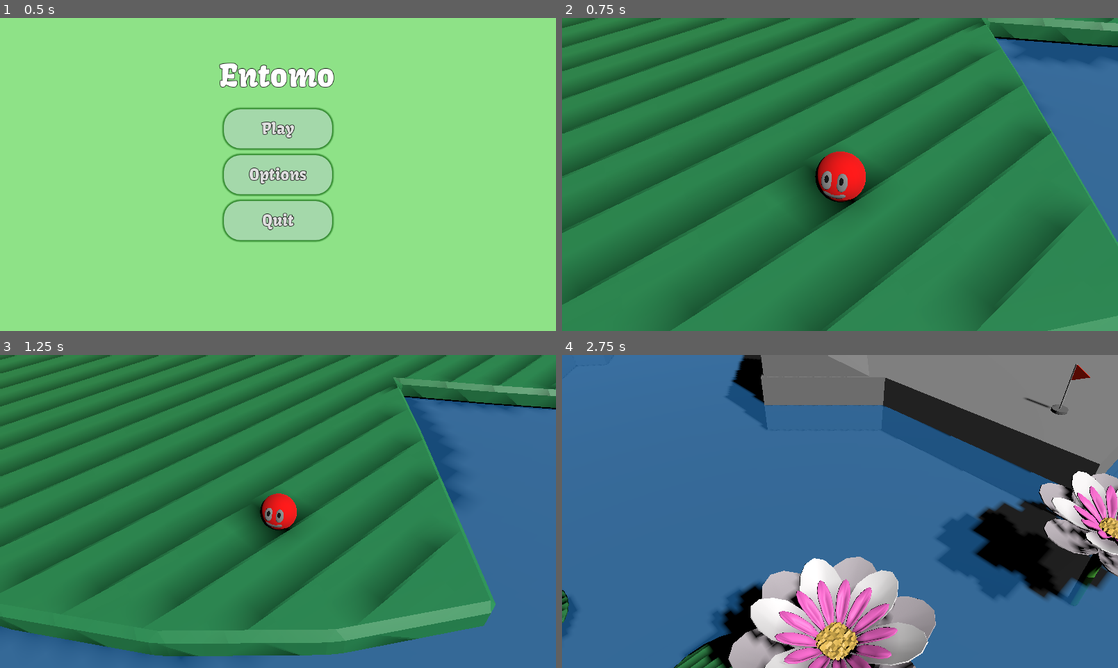
Above: before the commit, frames 1-4 (two rows, left to right).
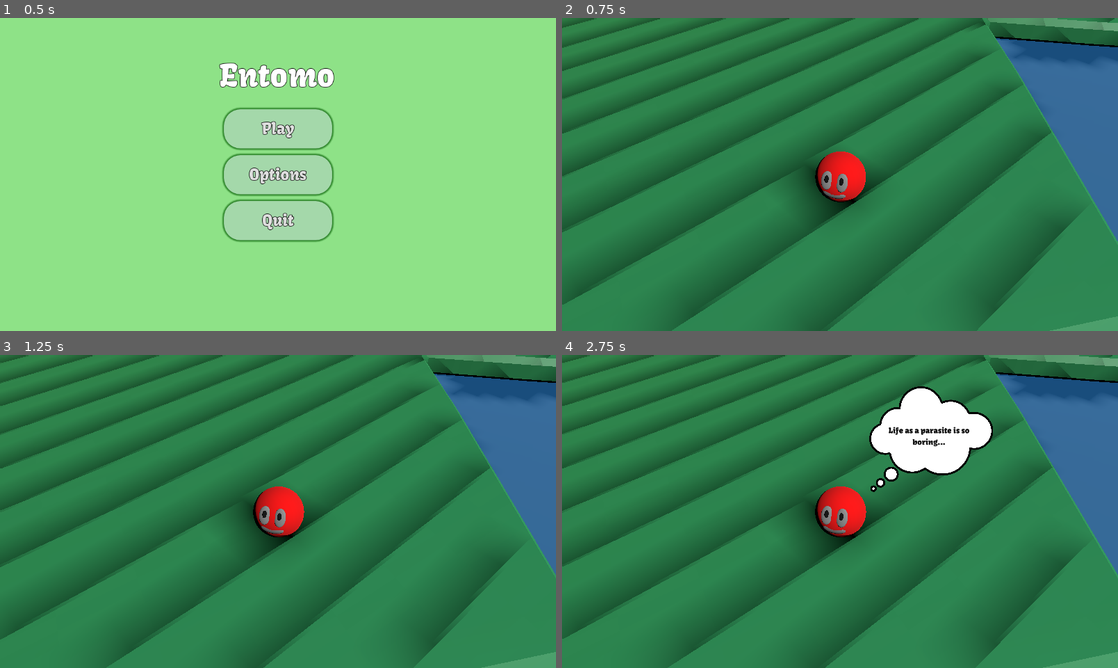
Above: after the commit, the same moments.

Repository: melonboyo/entomo
Game: Godot game, scene res://Scenes/Menus/MainMenu/MainMenu.tscn
Same seed, same stepped clock (60 frames per second), same inputs: the game is played once before the commit and once after it.
Inputs (mouse positions are in pixels of both pictures, inside the frame that each line leads up to):
- Up to frame 1 (0.5 s): no input
- Up to frame 2 (0.75 s): click "Play" at 0.5 s
- Up to frame 3 (1.25 s): no input
- Up to frame 4 (2.75 s): tap Enter at 1.25, 2 s; move the mouse to (962, 495) at 1.27 s; hold D (move_right) 1.28-2 s; tap E (interact) at 1.35 s; click (962, 495) at 1.42 s; tap Space (move_jump) at 1.52, 1.55, 1.82 s; drag from (728, 527) to (812, 574) at 2.02 s

Frame 1 is identical in both runs. In frame 2, 0.5% of the frame differs, in the area x 0-100%, y 0-100%; in frame 3, 43%; in frame 4, 100%.

Commit message:
Add tutorial thought bubbles

Diff:
--- a/Characters/Bumblebee/Bumblebee.gd
+++ b/Characters/Bumblebee/Bumblebee.gd
@@ -24,12 +24,19 @@
 	if(input_dir != Vector2.ZERO):
 		rotation.y = lerp_angle(rotation.y, atan2(-direction.x, -direction.z), delta * rotationSpeed)
 
+var has_shown_stamina_prompt_before = false # Used to show the tiredness prompt the first time
 func _process(delta: float) -> void:
 	if(isFlying and currentFlyingStamina > 0):
 		var currentStamina = int((currentFlyingStamina / maxFlyingStamina) * 100)
 		if(Time.get_ticks_msec() % 500 == 0):
 			print("Bumblebee stamina: " + str(currentStamina) + "%");
 		currentFlyingStamina -= delta
+
+		if(!has_shown_stamina_prompt_before and currentStamina < 50):
+			has_shown_stamina_prompt_before = true
+			game_state_manager.show_tutorial_prompt("This is heavy, I can't make it much longer..." )
+			await(get_tree().create_timer(1.5).timeout)
+			game_state_manager.hide_tutorial_prompt()
 
 	if(currentFlyingStamina <= 0):
 		currentFlyingStamina = 0
@@ -42,6 +49,10 @@
 	if is_on_floor():
 		print("Bumblebee stamina: " + str(100) + "%");
 		velocity.y = JUMP_VELOCITY * gravityMultiplier
+
+		if(!has_flown_before):
+			has_flown_before = true
+			game_state_manager.hide_tutorial_prompt()
 
 	if(currentFlyingStamina > 0):
 		isFlying = true;
@@ -58,3 +69,55 @@
 
 func resetAbilities():
 	isFlying = false
+
+############################################### Tutorial prompts about this creature ###############################################
+var has_been_controlled_before = false # Used to show a prompt when the player enteres this creature's area for the first time
+var has_flown_before = false # Used to show a prompt the first time the player flies
+func _on_switch_area_body_entered(body):
+	super(body)
+
+	if(body == self):
+		return
+
+	if(has_been_controlled_before):
+		return
+
+	if(body as Parasite):
+		var key = OS.get_keycode_string((InputMap.action_get_events("interact")[0] as InputEventKey).unicode)
+		if(key.length() == 0):
+			key = "null"
+		key[0] = key[0].to_upper()
+		game_state_manager.show_tutorial_prompt("A bumblebee! Press [" + key + "] to possess" )
+
+# Called when a character exits this character's switch area
+func _on_switch_area_body_exited(body):
+	super(body)
+
+	if(body == self):
+		return
+
+	if(has_been_controlled_before):
+		return
+
+	if(body as Parasite):
+		game_state_manager.hide_tutorial_prompt()
+
+func switched_to_this_character():
+	if(has_been_controlled_before):
+		return
+
+	has_been_controlled_before = true
+	game_state_manager.hide_tutorial_prompt()
+
+	await(get_tree().create_timer(1.5).timeout)
+
+	var key = OS.get_keycode_string((InputMap.action_get_events("move_jump")[0] as InputEventKey).unicode)
+	if(key.length() == 0):
+		key = "null"
+	key[0] = key[0].to_upper()
+
+	# The player may already have flown during the 1.5s wait above
+	if(has_flown_before):
+		return
+
+	game_state_manager.show_tutorial_prompt("Woah! Let's explore! Hold [" + key + "] to hover")
--- a/Characters/Frog/Frog.gd
+++ b/Characters/Frog/Frog.gd
@@ -74,6 +74,9 @@
 			currentMovementDirection if currentMovementDirection else -global_transform.basis.z.normalized()
 		)
 		$froggy_v3/AnimationPlayer.play("jump")
+		if(!has_jumped_before):
+			has_jumped_before = true
+			game_state_manager.hide_tutorial_prompt()
 
 func jump(jumpSpeed: float, direction: Vector3) -> void:
 	velocity.x = direction.x * jumpForwardVelocity
@@ -89,3 +92,55 @@
 # The frog does not die when entering water
 func entered_water():
 	pass
+
+############################################### Tutorial prompts about this creature ###############################################
+var has_been_controlled_before = false # Used to show a prompt when the player enteres this creature's area for the first time
+var has_jumped_before = false # Used to show a prompt about how to dash
+func _on_switch_area_body_entered(body):
+	super(body)
+
+	if(body == self):
+		return
+
+	if(has_been_controlled_before):
+		return
+
+	if(body as GenericCharacterController):
+		var key = OS.get_keycode_string((InputMap.action_get_events("interact")[0] as InputEventKey).unicode)
+		if(key.length() == 0):
+			key = "null"
+		key[0] = key[0].to_upper()
+		game_state_manager.show_tutorial_prompt("A Frog! Press [" + key + "] to possess" )
+
+# Called when a character exits this character's switch area
+func _on_switch_area_body_exited(body):
+	super(body)
+
+	if(body == self):
+		return
+
+	if(has_been_controlled_before):
+		return
+
+	if(body as GenericCharacterController):
+		game_state_manager.hide_tutorial_prompt()
+
+func switched_to_this_character():
+	if(has_been_controlled_before):
+		return
+
+	has_been_controlled_before = true
+	game_state_manager.hide_tutorial_prompt()
+
+	await(get_tree().create_timer(1.5).timeout)
+
+	# The player may already have dashed during the 1.5s wait above
+	if(has_jumped_before):
+		return
+
+	var key = OS.get_keycode_string((InputMap.action_get_events("move_jump")[0] as InputEventKey).unicode)
+	if(key.length() == 0):
+		key = "null"
+	key[0] = key[0].to_upper()
+
+	game_state_manager.show_tutorial_prompt("Frogs can jump so high! Hold [" + key + "] to charge jump")
--- a/Characters/Frog/Frog.tscn
+++ b/Characters/Frog/Frog.tscn
@@ -19,9 +19,9 @@
 rotationSpeed = 5
 airborneMovementControl = 0.75
 minJumpVelocity = 50
-jumpForwardVelocity = 45
+jumpForwardVelocity = 60
 size = 4
-SPEED = 30.0
+SPEED = 50.0
 JUMP_VELOCITY = 200.0
 CAMERA_SIZE = 350
 
--- a/Characters/Generic/GenericCharacterController.gd
+++ b/Characters/Generic/GenericCharacterController.gd
@@ -135,3 +135,7 @@
 # TODO: change this to be more generalized, being able to enter different types of areas (if necessary)
 func entered_water():
 	game_state_manager.player_died()
+
+# This method is called when the creature gets possessed
+func switched_to_this_character():
+	pass
--- a/Characters/Pillbug/Pillbug.gd
+++ b/Characters/Pillbug/Pillbug.gd
@@ -55,12 +55,68 @@
 # The generic character uses gravity
 func handleGravity(delta: float) -> void:
 	if not is_on_floor() && not isFlying:
-			velocity += get_gravity() * delta * CUSTOMGRAVITY
+		velocity += get_gravity() * delta * CUSTOMGRAVITY
 
 func jumpButtonPressed() -> void:
 	if is_on_floor():
 		isDashing = true
 
+		if(!has_dashed_before):
+			game_state_manager.hide_tutorial_prompt()
+			has_dashed_before = true
+
 func jumpButtonReleased() -> void:
 	isDashing = false;
 	timeDashed = 0
+
+############################################### Tutorial prompts about this creature ###############################################
+var has_been_controlled_before = false # Used to show a prompt when the player enteres this creature's area for the first time
+var has_dashed_before = false # Used to show a prompt about how to dash
+func _on_switch_area_body_entered(body):
+	super(body)
+
+	if(body == self):
+		return
+
+	if(has_been_controlled_before):
+		return
+
+	if(body as GenericCharacterController):
+		var key = OS.get_keycode_string((InputMap.action_get_events("interact")[0] as InputEventKey).unicode)
+		if(key.length() == 0):
+			key = "null"
+		key[0] = key[0].to_upper()
+		game_state_manager.show_tutorial_prompt("A Rolypoly! Press [" + key + "] to possess" )
+
+# Called when a character exits this character's switch area
+func _on_switch_area_body_exited(body):
+	super(body)
+
+	if(body == self):
+		return
+
+	if(has_been_controlled_before):
+		return
+
+	if(body as GenericCharacterController):
+		game_state_manager.hide_tutorial_prompt()
+
+func switched_to_this_character():
+	if(has_been_controlled_before):
+		return
+
+	has_been_controlled_before = true
+	game_state_manager.hide_tutorial_prompt()
+
+	await(get_tree().create_timer(1.5).timeout)
+
+	# The player may already have dashed during the 1.5s wait above
+	if(has_dashed_before):
+		return
+
+	var key = OS.get_keycode_string((InputMap.action_get_events("move_jump")[0] as InputEventKey).unicode)
+	if(key.length() == 0):
+		key = "null"
+	key[0] = key[0].to_upper()
+
+	game_state_manager.show_tutorial_prompt("I've seen these go super fast! Hold [" + key + "] to roll")
--- a/GameController/Camera.gd
+++ b/GameController/Camera.gd
@@ -21,9 +21,8 @@
 @export_range(1, 10) var zoom_level := 1:
 	set(value):
 		var new_zoom_level = clampi(value, 1, zooms.size())
-		if zoom_level != new_zoom_level:
-			zoom_level = new_zoom_level
-			zoom()
+		zoom_level = new_zoom_level
+		zoom()
 @export var focus: Node3D
 
 var zoom_tween: Tween
--- a/GameStateManager/GameStateManager.gd
+++ b/GameStateManager/GameStateManager.gd
@@ -5,6 +5,7 @@
 @export var currentPossessedCreature: GenericCharacterController = null
 @export var camera: Camera3D = null
 @export var first_flag: Flag
+@export var tutorial_prompt: TutorialPrompt
 
 var isInputEnabled = true
 var is_player_alive = true
@@ -15,11 +16,19 @@
 signal show_death_screen()
 # Called when the node enters the scene tree for the first time.
 func _ready() -> void:
-	if(first_flag != null):
-		show_flag(first_flag)
+	if(first_flag == null):
+		return
+
+	start_intro_tutorial()
 
 # Called every frame. 'delta' is the elapsed time since the previous frame.
 func _physics_process(delta: float) -> void:
+	if(!is_intro_tutorial_done):
+		if(Input.is_action_just_pressed("pause")):
+			skip_intro_tutorial()
+		elif(Input.is_anything_pressed()):
+			continue_intro_tutorial()
+
 	if(currentPossessedCreature == null or camera == null):
 		return
 
@@ -59,13 +68,14 @@
 		get_tree().paused = game_paused
 		emit_signal("toggle_game_paused", game_paused)
 func _input(event: InputEvent):
-		if(event.is_action_pressed("pause")):
+		if(event.is_action_pressed("pause") and is_intro_tutorial_done):
 			game_paused = !game_paused
 
 
 func switchCharacter(character: GenericCharacterController):
 	zoom_changed.emit(character, character.size)
 	currentPossessedCreature = character
+	character.switched_to_this_character()
 
 # Zooms out, pans over to the next flag, and zooms back to the player character
 func show_flag(next_flag: Flag):
@@ -80,7 +90,8 @@
 # Zooms out and shows the victory screen
 func ending_reached():
 	isInputEnabled = false
-	zoom_changed.emit(currentPossessedCreature, 10)
+	zoom_changed.emit(currentPossessedCreature, 20)
+	show_tutorial_prompt("Woah, the world is so beautiful from up here! What an adventure")
 	await(get_tree().create_timer(3).timeout)
 	isInputEnabled = true
 	game_paused = true
@@ -92,3 +103,62 @@
 	await(get_tree().create_timer(3).timeout)
 	game_paused = true
 	show_death_screen.emit()
+
+#################################################### Tutorial stuff ####################################################
+@export var intro_tutorial_lines = [
+	"Life as a parasite is so boring...",
+	"I want to see the world, but I'm stuck here!",
+	"If only I could find a creature to control...",
+	]
+
+var intro_tutorial_index = 0
+var can_progress_tutorial = false
+var is_intro_tutorial_done  = false
+
+func start_intro_tutorial():
+	isInputEnabled = false
+	await(get_tree().create_timer(1).timeout)
+	can_progress_tutorial = true
+	continue_intro_tutorial()
+
+func continue_intro_tutorial():
+	if(is_intro_tutorial_done):
+		return
+
+	if(!can_progress_tutorial):
+		return
+
+	# Reached end of tutorial, start game
+	if(intro_tutorial_index >= intro_tutorial_lines.size()):
+		hide_tutorial_prompt()
+		show_flag(first_flag)
+		can_progress_tutorial = false
+		is_intro_tutorial_done = true
+		return
+
+	show_tutorial_prompt(intro_tutorial_lines[intro_tutorial_index])
+	intro_tutorial_index += 1
+
+	var current_index = intro_tutorial_index
+
+	can_progress_tutorial = false
+	await(get_tree().create_timer(1).timeout)
+	can_progress_tutorial = true
+
+	# Show the continue prompt if the player hasn't already continued
+	await(get_tree().create_timer(3).timeout)
+	if(!is_intro_tutorial_done and intro_tutorial_index == current_index):
+		tutorial_prompt.show_continue_prompt()
+
+func skip_intro_tutorial():
+	is_intro_tutorial_done = true
+	hide_tutorial_prompt()
+	isInputEnabled = true
+	zoom_changed.emit(currentPossessedCreature, currentPossessedCreature.size)
+
+# These two methods are available for objects in the scene that already reference GameStateManager to call
+# For instance, the Bumblebee calls them to show the initial "press [E] to possess" prompt
+func show_tutorial_prompt(prompt: String):
+	tutorial_prompt.show_prompt(prompt)
+func hide_tutorial_prompt():
+	tutorial_prompt.hide_prompt()
--- a/Scenes/Levels/level1.tscn
+++ b/Scenes/Levels/level1.tscn
@@ -20,6 +20,7 @@
 [ext_resource type="PackedScene" uid="uid://dgbb4hupj6ope" path="res://EnvironmentAssets/Flower/Flower.tscn" id="17_sf6lv"]
 [ext_resource type="PackedScene" uid="uid://c3cmfp8nipyi3" path="res://EnvironmentAssets/Lilypad/Lilypad.tscn" id="18_h1o36"]
 [ext_resource type="PackedScene" uid="uid://bndnynpd7wftq" path="res://EnvironmentAssets/StaticObjects/StaticCylinder.tscn" id="20_1gghd"]
+[ext_resource type="PackedScene" uid="uid://bkw6fjstele8" path="res://Scenes/Tutorial/TutorialPrompt.tscn" id="21_e8mcr"]
 
 [sub_resource type="BoxMesh" id="BoxMesh_1eheq"]
 
@@ -55,10 +56,11 @@
 [node name="Node3D" type="Node3D"]
 transform = Transform3D(1.01827, 0, 0, 0, 1.01827, 0, 0, 0, 1.01827, 0, 0, 0)
 
-[node name="GameStateManager" parent="." node_paths=PackedStringArray("currentPossessedCreature", "camera", "first_flag") instance=ExtResource("2_cqo16")]
+[node name="GameStateManager" parent="." node_paths=PackedStringArray("currentPossessedCreature", "camera", "first_flag", "tutorial_prompt") instance=ExtResource("2_cqo16")]
 currentPossessedCreature = NodePath("../Parasite")
 camera = NodePath("../CameraRoot/RotationRoot/Camera3D")
 first_flag = NodePath("../Blockout/Flags/Flag1")
+tutorial_prompt = NodePath("../TutorialPrompt")
 
 [node name="DirectionalLight3D" type="DirectionalLight3D" parent="."]
 transform = Transform3D(0.998626, 0.0130417, -0.050757, 0.0284047, 0.67923, 0.733376, 0.0440401, -0.73381, 0.677926, -0.00180054, 10.4981, 31.7402)
@@ -86,7 +88,7 @@
 transform = Transform3D(1.00045, 0, 0, 0, 1.00045, 0, 0, 0, 1.00045, -40.3541, 1.80485, -52.8062)
 script = ExtResource("1_x6jyc")
 zooms = {
-1: 10.0,
+1: 15.0,
 2: 75.0,
 3: 150.0,
 4: 250.0,
@@ -279,26 +281,26 @@
 curve = SubResource("Curve3D_r1a8g")
 
 [node name="Dragonfly" parent="Blockout/Stage2/Dragonflies" instance=ExtResource("10_f6exh")]
-transform = Transform3D(-0.706028, 0, -0.708167, 0, 1, 0, 0.708167, 0, -0.706028, -608.371, 0.000106812, -337.189)
+transform = Transform3D(-0.706026, 0, -0.708169, 0, 1, 0, 0.708169, 0, -0.706026, -608.371, 0.000106812, -337.189)
 frogPoint = 840.0
 
 [node name="Dragonfly2" parent="Blockout/Stage2/Dragonflies" instance=ExtResource("10_f6exh")]
-transform = Transform3D(-0.578405, 0, -0.815726, 0, 1, 0, 0.815726, 0, -0.578405, -567.074, 0.000106812, -309.006)
+transform = Transform3D(-0.578403, 0, -0.815727, 0, 1, 0, 0.815727, 0, -0.578403, -567.075, 0.000106812, -309.006)
 progress = 50.0
 frogPoint = 840.0
 
 [node name="Dragonfly3" parent="Blockout/Stage2/Dragonflies" instance=ExtResource("10_f6exh")]
-transform = Transform3D(-0.605385, 0, -0.795905, 0, 1, 0, 0.795905, 0, -0.605385, -526.772, 0.000106812, -279.418)
+transform = Transform3D(-0.605383, 0, -0.795906, 0, 1, 0, 0.795906, 0, -0.605383, -526.772, 0.000106812, -279.418)
 progress = 100.0
 frogPoint = 840.0
 
 [node name="Dragonfly4" parent="Blockout/Stage2/Dragonflies" instance=ExtResource("10_f6exh")]
-transform = Transform3D(-0.636371, 0, -0.771354, 0, 1, 0, 0.771354, 0, -0.636371, -487.561, 0.000106812, -248.399)
+transform = Transform3D(-0.636369, 0, -0.771356, 0, 1, 0, 0.771356, 0, -0.636369, -487.561, 0.000106812, -248.399)
 progress = 150.0
 frogPoint = 840.0
 
 [node name="Dragonfly5" parent="Blockout/Stage2/Dragonflies" instance=ExtResource("10_f6exh")]
-transform = Transform3D(-0.676112, 0, -0.736766, 0, 1, 0, 0.736766, 0, -0.676112, -449.799, 0.000106812, -215.635)
+transform = Transform3D(-0.67611, 0, -0.736768, 0, 1, 0, 0.736768, 0, -0.67611, -449.799, 0.000106812, -215.635)
 progress = 200.0
 frogPoint = 840.0
 
@@ -420,6 +422,8 @@
 focus_move_speed = 2.0
 game_state_manager = NodePath("../../../GameStateManager")
 
+[node name="TutorialPrompt" parent="." instance=ExtResource("21_e8mcr")]
+
 [node name="PauseMenu" parent="." node_paths=PackedStringArray("game_manager") instance=ExtResource("11_c6575")]
 game_manager = NodePath("../GameStateManager")
 
--- /dev/null
+++ b/Scenes/Tutorial/TutorialPrompt.tscn
@@ -0,0 +1,70 @@
+[gd_scene load_steps=4 format=3 uid="uid://bkw6fjstele8"]
+
+[ext_resource type="Script" path="res://Scenes/Tutorial/tutorial_prompt.gd" id="1_cnypq"]
+[ext_resource type="FontFile" uid="uid://0pcsmgvhx3hf" path="res://Kavoon-Regular.ttf" id="1_o4iok"]
+[ext_resource type="Texture2D" uid="uid://bcqm27ymqm10g" path="res://Sprites/bubble.png" id="3_cl2be"]
+
+[node name="TutorialPrompt" type="Control" node_paths=PackedStringArray("prompt_label", "prompt_control_point", "continue_prompt")]
+layout_mode = 3
+anchors_preset = 8
+anchor_left = 0.5
+anchor_top = 0.5
+anchor_right = 0.5
+anchor_bottom = 0.5
+grow_horizontal = 2
+grow_vertical = 2
+size_flags_horizontal = 3
+size_flags_vertical = 3
+script = ExtResource("1_cnypq")
+prompt_label = NodePath("Control/PromptText")
+prompt_control_point = NodePath("Control")
+continue_prompt = NodePath("Control/ContinuePrompt")
+
+[node name="Control" type="Control" parent="."]
+layout_mode = 1
+anchors_preset = 2
+anchor_top = 1.0
+anchor_bottom = 1.0
+offset_left = 60.0
+offset_top = -260.0
+offset_right = 322.0
+offset_bottom = -39.0
+grow_vertical = 0
+pivot_offset = Vector2(0, 221)
+
+[node name="Sprite2D" type="Sprite2D" parent="Control"]
+scale = Vector2(0.128594, 0.128594)
+texture = ExtResource("3_cl2be")
+centered = false
+
+[node name="PromptText" type="Label" parent="Control"]
+offset_left = 33.0
+offset_top = 57.0
+offset_right = 216.0
+offset_bottom = 150.0
+theme_override_colors/font_color = Color(0, 0, 0, 1)
+theme_override_fonts/font = ExtResource("1_o4iok")
+text = "Parasite life is so boring... I want to see the world! ajsdio jaospjdo ijasdj"
+horizontal_alignment = 1
+vertical_alignment = 1
+autowrap_mode = 2
+
+[node name="ContinuePrompt" type="Label" parent="Control"]
+layout_mode = 1
+anchors_preset = 8
+anchor_left = 0.5
+anchor_top = 0.5
+anchor_right = 0.5
+anchor_bottom = 0.5
+offset_left = -45.0
+offset_top = 78.5
+offset_right = 82.0
+offset_bottom = 123.5
+grow_horizontal = 2
+grow_vertical = 2
+pivot_offset = Vector2(63, 22)
+theme_override_fonts/font = ExtResource("1_o4iok")
+text = "Press any key to continue..."
+horizontal_alignment = 1
+vertical_alignment = 1
+autowrap_mode = 2
--- /dev/null
+++ b/Scenes/Tutorial/tutorial_prompt.gd
@@ -0,0 +1,50 @@
+extends Control
+
+class_name TutorialPrompt
+
+@export var prompt_label: Label
+@export var prompt_control_point: Control
+@export var continue_prompt: Label
+
+# Called when the node enters the scene tree for the first time.
+func _ready() -> void:
+	prompt_control_point.scale = Vector2.ZERO
+	pass
+
+var continue_tween: Tween
+var prompt_tween: Tween
+var tween_duration: float = 0.5
+
+func show_prompt(text: String) -> void:
+	prompt_label.text = text
+	prompt_control_point.scale = Vector2.ZERO
+
+	if(continue_tween):
+		continue_tween.kill()
+	continue_prompt.scale = Vector2.ZERO
+
+	if prompt_tween:
+		prompt_tween.kill()
+
+	prompt_tween = get_tree().create_tween()
+	prompt_tween.tween_property(prompt_control_point, "scale", Vector2.ONE, tween_duration).set_ease(Tween.EASE_OUT).set_trans(Tween.TRANS_BACK)
+
+func hide_prompt() -> void:
+	if(continue_tween):
+		continue_tween.kill()
+	continue_prompt.scale = Vector2.ZERO
+
+	if prompt_tween:
+		prompt_tween.kill()
+
+	prompt_tween = get_tree().create_tween()
+	prompt_tween.tween_property(prompt_control_point, "scale", Vector2.ZERO, tween_duration).set_ease(Tween.EASE_IN).set_trans(Tween.TRANS_BACK)
+
+	prompt_tween.play()
+
+func show_continue_prompt() -> void:
+	if continue_tween:
+		continue_tween.kill()
+
+	continue_tween = get_tree().create_tween()
+	continue_tween.tween_property(continue_prompt, "scale", Vector2.ONE, tween_duration).set_ease(Tween.EASE_OUT).set_trans(Tween.TRANS_BACK)
Not shown: 1 places in Scenes/Levels/level1.tscn that only renumber resources
Binary file added: Sprites/bubble.png
Not shown, added: Sprites/bubble.png.import
